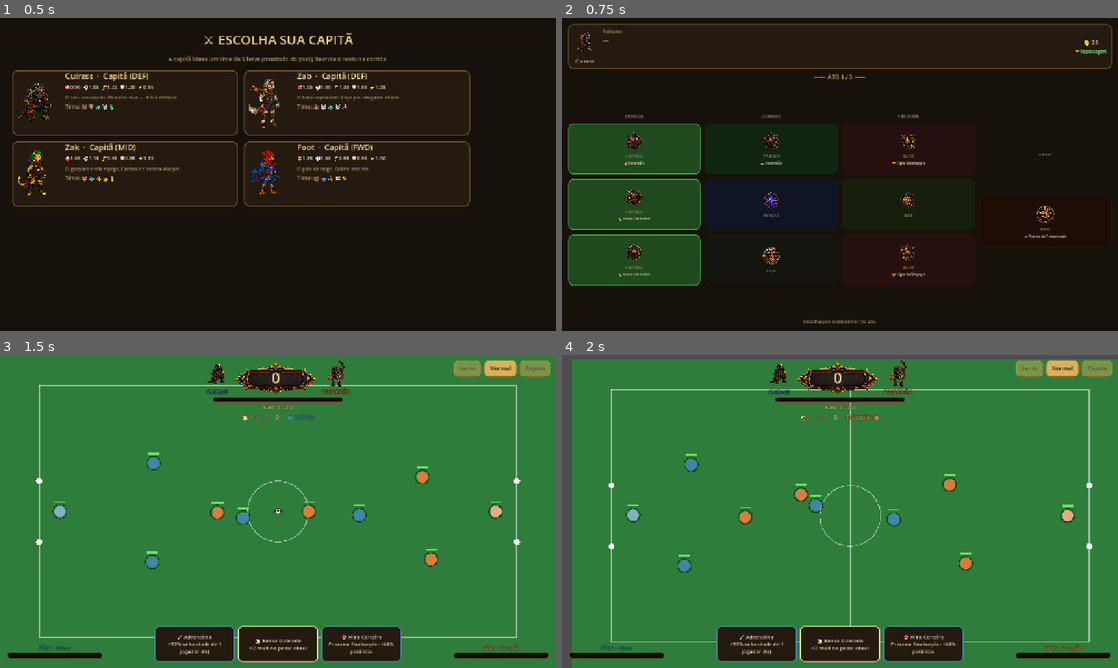
Above: before the commit, frames 1-4 (two rows, left to right).
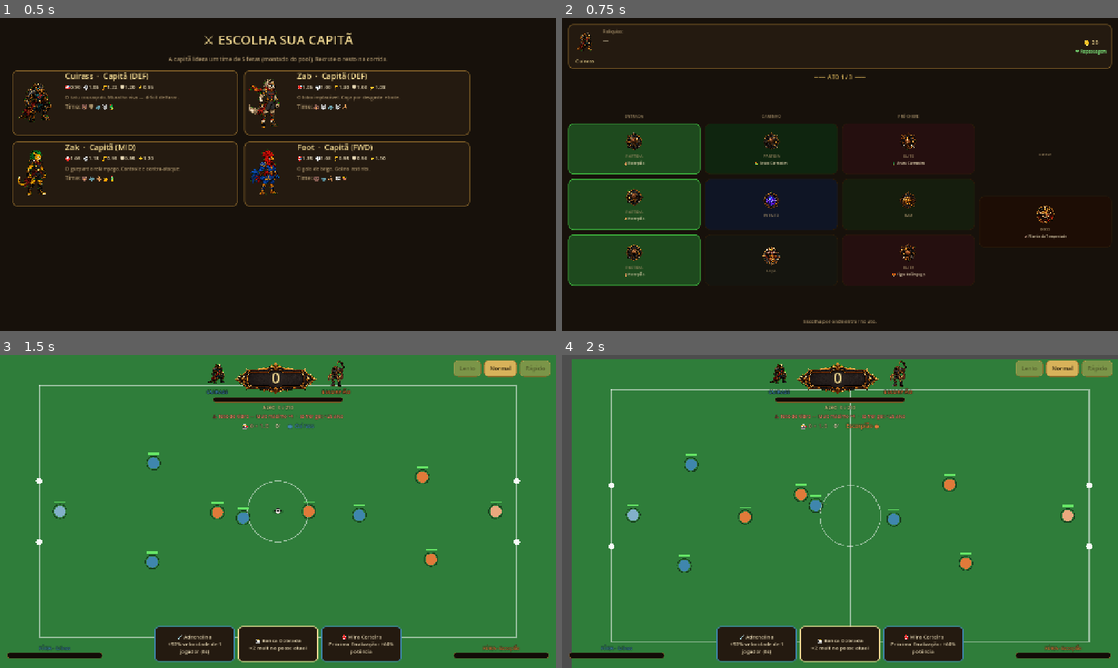
Above: after the commit, the same moments.

Repository: gmoraess/worldcupbeasts
Game: Godot game, scene res://scenes/Main.tscn
Same seed, same stepped clock (60 frames per second), same inputs: the game is played once before the commit and once after it.
Inputs (mouse positions are in pixels of both pictures, inside the frame that each line leads up to):
- Up to frame 1 (0.5 s): no input
- Up to frame 2 (0.75 s): click (684, 102) at 0.52 s
- Up to frame 3 (1.5 s): click (72, 486) at 1.27 s
- Up to frame 4 (2 s): no input

Frame 1 is identical in both runs. In frame 2, 0.1% of the frame differs, in the area x 10-66%, y 45-83%; in frame 3, 0.3%; in frame 4, 0.4%, in the area x 38-62%, y 18-24%.

Commit message:
Doc 3 — desvantagens por inimigo (blinds) + punição por sofrer gol
- GameState: DEBUFFS (neblina, teto, muralha, anti_artilheiro, tempestade,
  tirania) + DEBUFF_POOL por tier; cada nó ganha debuff + concede_bump
  (normal 25 / elite 40 / boss 60); helpers debuff()/debuff_cfg()/concede_bump().
- ScoreEngine: chips_mult/gol_mult/passe_chips/mult_max + apply_debuff(),
  usados em action()/finalizar_jogada().
- Match: aplica o debuff no _ready; sofrer gol → _target sobe (pulso vermelho
  _target_bump_fx); HUD mostra o aviso da desvantagem. Escala normal→elite→boss.

Co-Authored-By: Claude Opus 4.8 <noreply@anthropic.com>

Diff:
--- a/scripts/GameState.gd
+++ b/scripts/GameState.gd
@@ -100,6 +100,18 @@
 
 const NEUTRAL := {"fin": 1.0, "ctrl": 1.0, "des": 1.0, "def": 1.0, "spd": 1.0, "sta": 1.0}
 
+# DESVANTAGENS (blinds, Doc 3) — cada inimigo impõe uma regra que dificulta pontuar.
+# cfg lido pelo ScoreEngine: chips_mult · gol_mult · passe_chips · mult_max.
+const DEBUFFS := {
+	"neblina":         {"nome": "Neblina", "desc": "Chips −15%", "cfg": {"chips_mult": 0.85}},
+	"teto":            {"nome": "Teto de Vidro", "desc": "Mult máximo ×4", "cfg": {"mult_max": 4.0}},
+	"muralha":         {"nome": "Muralha", "desc": "Passes não pontuam", "cfg": {"passe_chips": 0}},
+	"anti_artilheiro": {"nome": "Anti-Artilheiro", "desc": "Gols valem metade", "cfg": {"gol_mult": 0.5}},
+	"tempestade":      {"nome": "Tempestade", "desc": "Chips −30% · mult máx ×4", "cfg": {"chips_mult": 0.70, "mult_max": 4.0}},
+	"tirania":         {"nome": "Tirania", "desc": "Gols valem 40% · chips −15%", "cfg": {"gol_mult": 0.4, "chips_mult": 0.85}},
+}
+const DEBUFF_POOL := {"normal": ["neblina", "teto"], "elite": ["muralha", "anti_artilheiro"], "boss": ["tempestade", "tirania"]}
+
 # relíquias — mexem em PARÂMETROS FÍSICOS (mods aplicados a TODO o time do jogador).
 const RELICS := {
 	"chuteira_rapida": {"name": "Chuteira Veloz", "ic": "⚡", "desc": "+velocidade do time", "mods": {"spd_mult": 0.12}},
@@ -231,6 +243,18 @@
 ## Jokers do jogador resolvidos em dicts (p/ o ScoreEngine).
 func player_jokers() -> Array:
 	return ModifiersLib.resolve(jokers)
+
+## Desvantagem (blind) do nó atual — cfg p/ o ScoreEngine + nome/desc p/ o HUD.
+func debuff() -> Dictionary:
+	var id: String = current_node.get("enemy", {}).get("debuff", "")
+	return DEBUFFS.get(id, {})
+
+func debuff_cfg() -> Dictionary:
+	return debuff().get("cfg", {})
+
+## Quanto o alvo SOBE a cada gol sofrido (punição > tempo de reposição).
+func concede_bump() -> int:
+	return current_node.get("enemy", {}).get("concede_bump", 0)
 
 # ==========================================================================
 #  GERAÇÃO DE SQUAD INIMIGO (saca do mesmo pool, escala por ato/tier)
@@ -259,8 +283,12 @@
 			var fin: float = POOL[id]["stats"]["fin"]
 			if fin > best: best = fin; leader = id
 	var target := _target_for(tier, a)
+	var pool: Array = DEBUFF_POOL.get(tier, DEBUFF_POOL["normal"])
+	var debuff: String = pool[randi() % pool.size()]
+	var bump: int = {"normal": 25, "elite": 40, "boss": 60}.get(tier, 25)
 	return {"name": POOL[leader]["nome"], "crest": POOL[leader]["crest"], "leader": leader,
-		"stats": _scaled(POOL[leader]["stats"], f), "squad": squad, "target": target}
+		"stats": _scaled(POOL[leader]["stats"], f), "squad": squad, "target": target,
+		"debuff": debuff, "concede_bump": bump}
 
 ## Pontuação-alvo da blind (Doc 3 §3.3) — escala por tier e ato. Calibrada pro
 ## patamar real (~250–390 pts/90s no ato 1); cresce com o ato (build do jogador).
--- a/scripts/Match.gd
+++ b/scripts/Match.gd
@@ -75,6 +75,8 @@
 var _target_lbl: Label
 var _chips_lbl: Label
 var _prog: ProgressBar
+var _debuff_lbl: Label
+var _concede_bump := 0          # quanto o alvo sobe a cada gol sofrido (Doc 3)
 
 # — CARTAS DE PARTIDA (Doc 3 §5) —
 var _hand: Array = []          # ids das poções na mão
@@ -109,7 +111,9 @@
 
 	_score = ScoreEngineLib.new()
 	_score.jokers = GameState.player_jokers()
+	_score.apply_debuff(GameState.debuff_cfg())     # desvantagem do inimigo (blind)
 	_target = GameState.target()
+	_concede_bump = GameState.concede_bump()
 	_hand = MatchCardsLib.random_hand(3)
 
 	_build_hud()
@@ -606,6 +610,11 @@
 		_score.action("super_gol" if was_super else "gol")
 		_home_has_poss = false
 		_bank()
+	elif team == "away" and _concede_bump > 0:
+		# PUNIÇÃO por sofrer gol: o alvo SOBE (maior que o tempo de reposição). Doc 3.
+		_target += _concede_bump
+		if _prog != null: _prog.max_value = _target
+		_target_bump_fx()
 	print("GOL %s! pts=%d/%d (t=%.0f)" % [team, _score.total if _score else 0, _target, clock])
 	_add_fury(team, "GOAL")
 	_add_fury("away" if team == "home" else "home", "CONCEDE")
@@ -764,6 +773,12 @@
 	_target_lbl = _chip("ALVO  0 / %d" % _target, 11, UI.GOLD2)
 	_target_lbl.size_flags_horizontal = Control.SIZE_SHRINK_CENTER
 	top.add_child(_target_lbl)
+	# desvantagem do inimigo (blind) — pra o jogador saber o que dificulta
+	var dbf: Dictionary = GameState.debuff()
+	if not dbf.is_empty():
+		_debuff_lbl = _chip("⚠ %s — %s  ·  sofrer gol: +%d alvo" % [dbf.get("nome", ""), dbf.get("desc", ""), _concede_bump], 11, Color("ff8a6b"))
+		_debuff_lbl.size_flags_horizontal = Control.SIZE_SHRINK_CENTER
+		top.add_child(_debuff_lbl)
 
 	# linha de baixo: chips×mult da posse · relógio · posse
 	var sub := HBoxContainer.new()
@@ -1075,6 +1090,16 @@
 	l.add_theme_color_override("font_outline_color", Color.BLACK)
 	l.add_theme_constant_override("outline_size", 5)
 	return l
+
+## Feedback de punição: o rótulo do alvo pulsa em vermelho quando sobe (sofreu gol).
+func _target_bump_fx() -> void:
+	if _target_lbl == null: return
+	_target_lbl.pivot_offset = _target_lbl.size / 2.0
+	_target_lbl.scale = Vector2(1.4, 1.4)
+	_target_lbl.add_theme_color_override("font_color", Color("ff5a4a"))
+	var tw := create_tween(); tw.set_parallel(true)
+	tw.tween_property(_target_lbl, "scale", Vector2(1, 1), 0.35).set_trans(Tween.TRANS_BACK).set_ease(Tween.EASE_OUT)
+	tw.tween_property(_target_lbl, "theme_override_colors/font_color", UI.GOLD2, 0.6)
 
 ## "Número que pula" do Balatro: dá um tranco de escala no total ao pontuar.
 func _score_pop(_gained: int) -> void:
--- a/scripts/match/ScoreEngine.gd
+++ b/scripts/match/ScoreEngine.gd
@@ -17,6 +17,19 @@
 var jokers: Array = []           # dicts §4 (gatilho/condicao/efeito)
 var _counters := {}              # p/ condições "cada_N"
 
+# desvantagem do inimigo (blind, Doc 3) — modificadores de pontuação
+var chips_mult := 1.0            # multiplica os chips pontuados na jogada
+var gol_mult := 1.0              # multiplica os chips de gol/super-gol
+var passe_chips := -1            # < 0 = usa o padrão; senão sobrescreve chips de passe
+var mult_max := 0.0              # 0 = sem teto; senão limita o mult
+
+## Aplica a desvantagem do nó (cfg do GameState.debuff_cfg()).
+func apply_debuff(cfg: Dictionary) -> void:
+	if cfg.has("chips_mult"): chips_mult = float(cfg["chips_mult"])
+	if cfg.has("gol_mult"): gol_mult = float(cfg["gol_mult"])
+	if cfg.has("passe_chips"): passe_chips = int(cfg["passe_chips"])
+	if cfg.has("mult_max"): mult_max = float(cfg["mult_max"])
+
 ## Início de uma posse do jogador (reseta chips/mult da "mão").
 func start_possession() -> void:
 	chips = 0
@@ -25,7 +38,12 @@
 
 ## Registra uma ação de futebol/combate; soma chips e dispara jokers do gatilho.
 func action(kind: String) -> void:
-	chips += int(CHIPS.get(kind, 0))
+	var base: int = int(CHIPS.get(kind, 0))
+	if kind == "passe" and passe_chips >= 0:
+		base = passe_chips                       # debuff Muralha: passes não pontuam
+	if kind == "gol" or kind == "super_gol":
+		base = int(round(base * gol_mult))       # debuff Anti-Artilheiro: gol vale menos
+	chips += base
 	if kind == "passe" or kind == "lancamento":
 		passes_na_jogada += 1
 	if kind == "gol" or kind == "super_gol":
@@ -36,7 +54,9 @@
 ## Retorna quanto pontuou (p/ a animação do HUD).
 func finalizar_jogada() -> int:
 	_fire("ao_finalizar_jogada", "")
-	var gained := int(round(float(chips) * mult))
+	var m := mult
+	if mult_max > 0.0: m = minf(m, mult_max)        # debuff Teto de Vidro
+	var gained := int(round(float(chips) * m * chips_mult))   # chips_mult: debuff Neblina/Tempestade
 	total += gained
 	start_possession()
 	return gained
Not shown, changed: HISTORY.md
